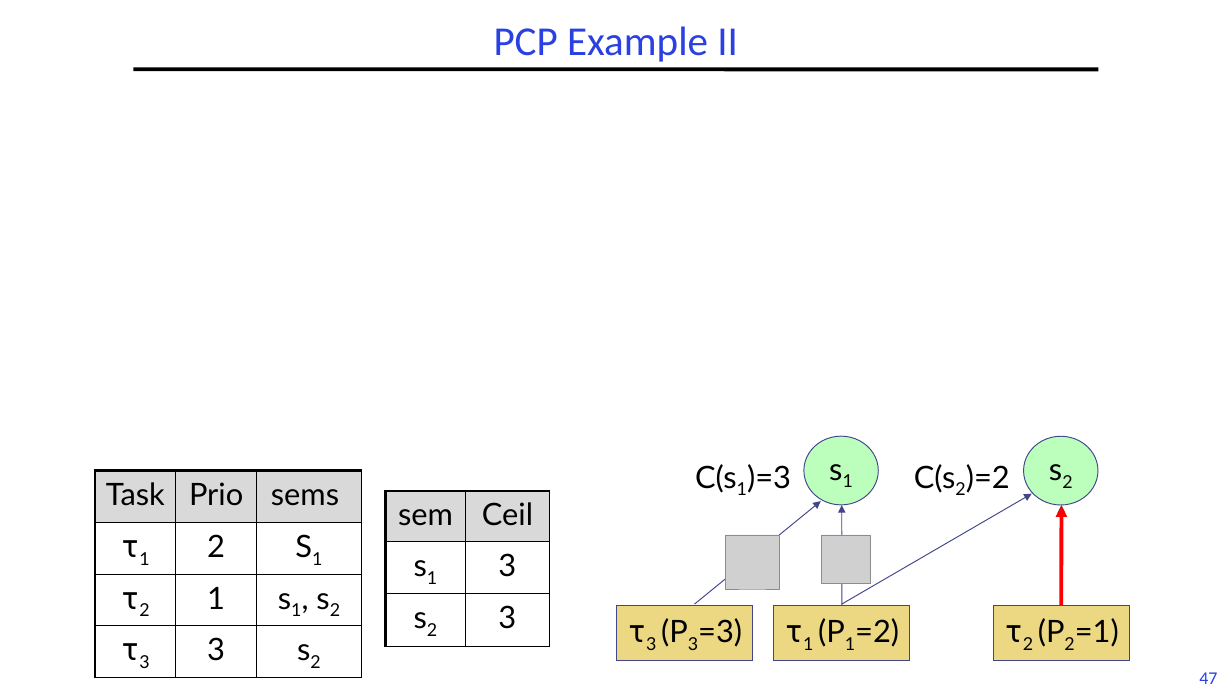
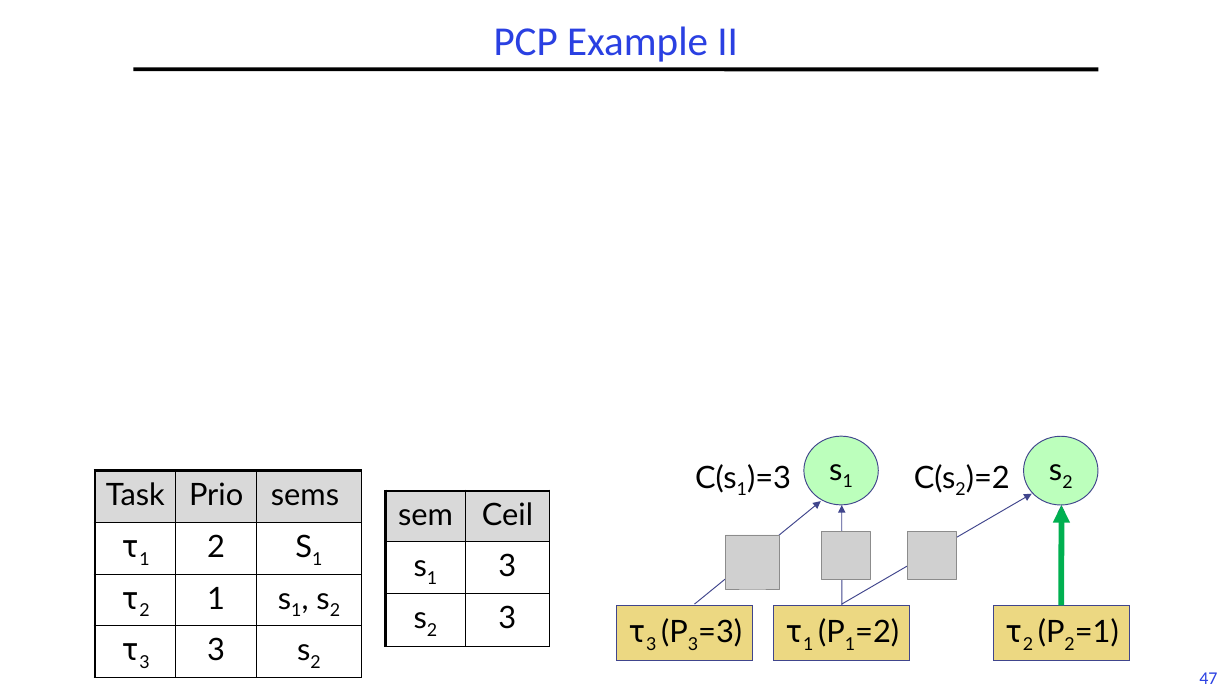
Before and after one commit to guhofstra/CSC256Fa25, a slide deck: slide 47 of PPTs/L6-RTScheduling II.pptx. Drawn at 1232x693 pixels with LibreOffice and Linux fonts; fonts in the diff are those of the drawing; grey boxes stand for pictures. Boxes give left, top, right and bottom in pixels: in the first picture for what was removed or moved away, otherwise in the second. Text is boxed around its words. In the diff, an @@ line names an element or a change of style, - is before the commit and + after.

```diff
--- a/PPTs/L6-RTScheduling II.pptx
+++ b/PPTs/L6-RTScheduling II.pptx
@@ arrow (1062, 605) - (1062, 506): stroke #FF0000 3 pt to #00B050 4.5 pt @@
@@ picture: place and size @@
-picture at bbox=[822, 535, 871, 584]
+picture at bbox=[822, 531, 871, 580]
@@ picture added at bbox=[909, 531, 958, 580] @@
```
Also in this commit, not shown: 6 other slides changed, 1 other file.
